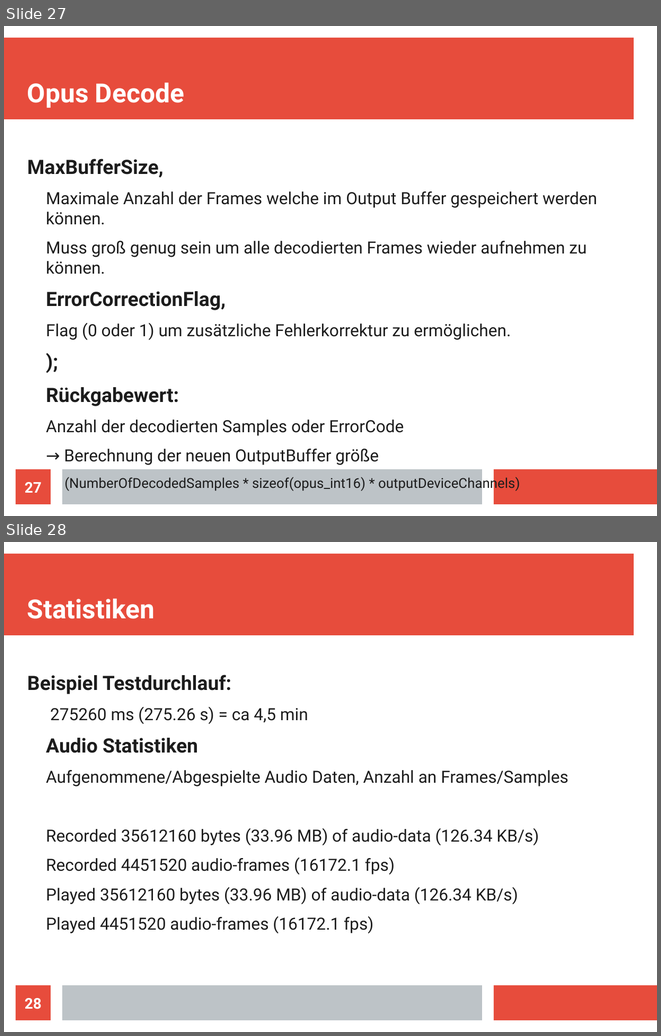
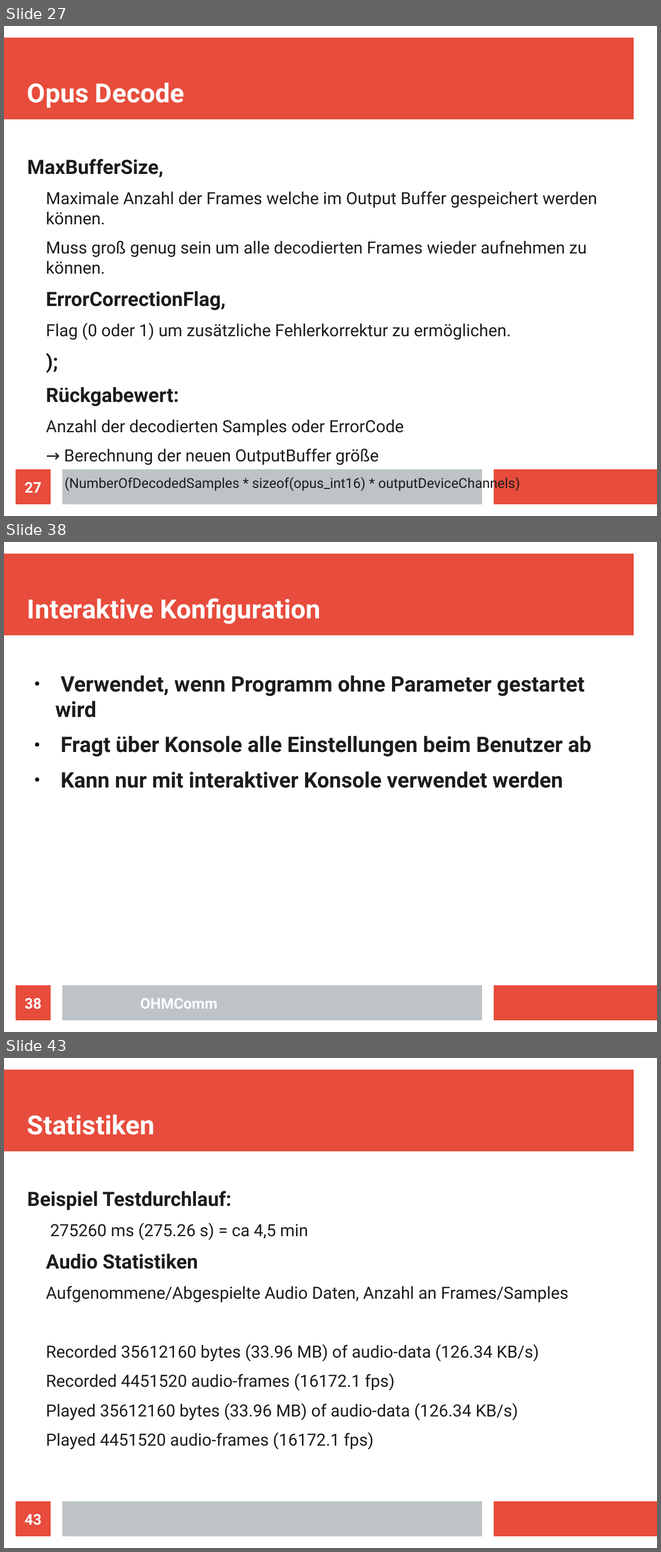
Before and after one commit to doe300/OHMComm, a slide deck: documents/OHMCommPres.odp. Shown one above the other, each under a label of ours: slides 27 and 28 before the commit, slides 27, 38 and 43 after it; the slides between them are not shown. The pictures are 661x1036 and 661x1552 pixels, drawn with LibreOffice and Linux fonts; fonts in the diff are those of the drawing. Boxes give left, top, right and bottom in pixels: in the first picture for what was removed or moved away, otherwise in the second. Text is boxed around its words. In the diff, an @@ line names an element or a change of style, - is before the commit and + after.

```diff
--- a/documents/OHMCommPres.odp
+++ b/documents/OHMCommPres.odp
@@ slide 38 added at (x1=4, y1=542, x2=657, y2=1032), background #FFFFFF; not listed: 3 template elements that a slide beside it also shows @@
@@ title added at (x1=27, y1=598, x2=320, y2=624), 32 pt, text #FFFFFF, bold @@
+Interaktive Konfiguration
@@ text added at (x1=55, y1=675, x2=591, y2=788), 26 pt, text #1C1C1C, bold @@
+● Verwendet, wenn Programm ohne Parameter gestartet wird
+● Fragt über Konsole alle Einstellungen beim Benutzer ab
+● Kann nur mit interaktiver Konsole verwendet werden
@@ page number added at (x1=16, y1=985, x2=51, y2=1020), fill #E74C3C, 18 pt, text #FFFFFF, bold @@
+38
@@ text added at (x1=140, y1=998, x2=218, y2=1008), 18 pt, text #FFFFFF, bold @@
+OHMComm
@@ what was slide 28 is now slide 43 @@
@@ page number at (x1=25, y1=1514, x2=42, y2=1525): text changed @@
-28
+43
```
Also in this commit, not shown: 14 other slides added.
